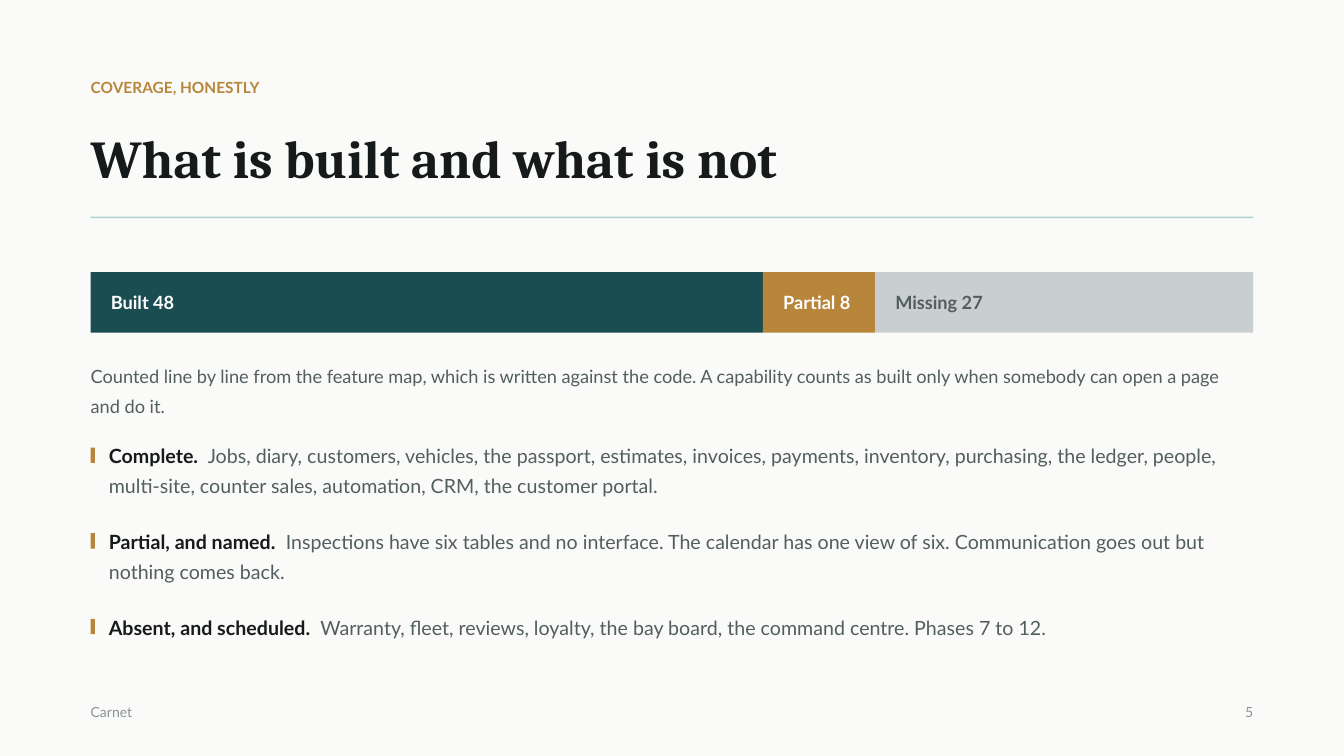
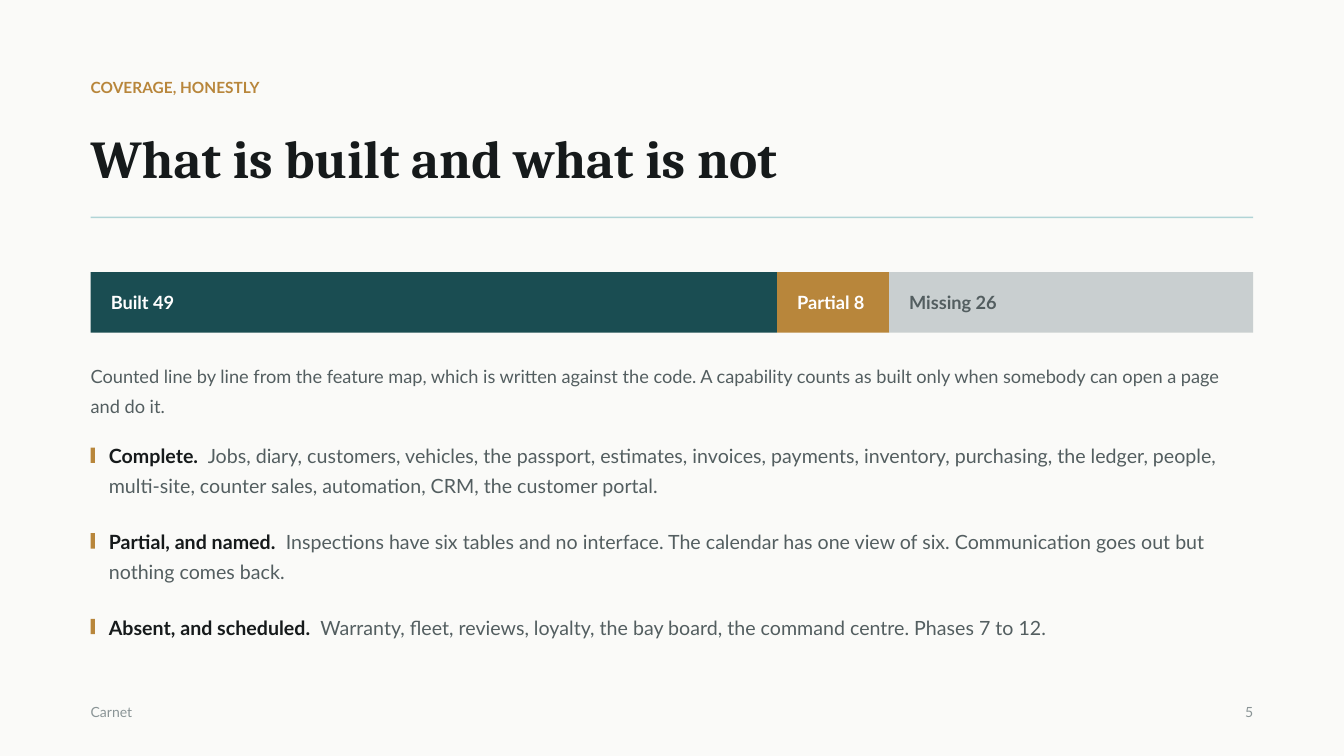
Before and after one commit to Amrwar/vehicle-memory, a slide deck: slide 6 of docs/Carnet-Presentation.pptx. Drawn at 1344x756 pixels with LibreOffice and Linux fonts; fonts in the diff are those of the drawing. Boxes give left, top, right and bottom in pixels: in the first picture for what was removed or moved away, otherwise in the second. Text is boxed around its words. In the diff, an @@ line names an element or a change of style, - is before the commit and + after.

```diff
--- a/docs/Carnet-Presentation.pptx
+++ b/docs/Carnet-Presentation.pptx
@@ rectangle: place and size @@
-rectangle at (91,272,763,333)
+rectangle at (91,272,777,333)
@@ text at (111,295,174,309): text changed @@
-Built 48
+Built 49
@@ rectangle: place and size @@
-rectangle at (763,272,875,333)
+rectangle at (777,272,889,333)
@@ text "Partial 8": place and size @@
-text "Partial 8" at (783,295,851,309)
+text "Partial 8" at (797,295,865,309)
@@ rectangle: place and size @@
-rectangle at (875,272,1253,333)
+rectangle at (889,272,1253,333)
@@ text at (909,295,997,312): text changed @@
-Missing 27
+Missing 26
```
Also in this commit, not shown: 13 other files.
